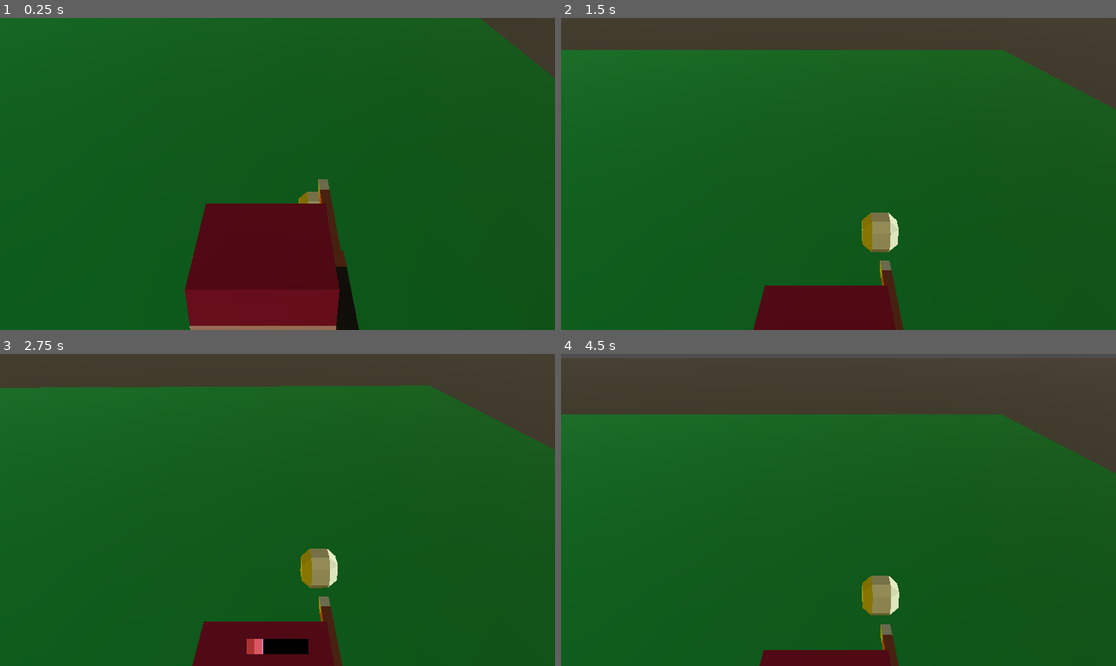
Above: before the commit, frames 1-4 (two rows, left to right).
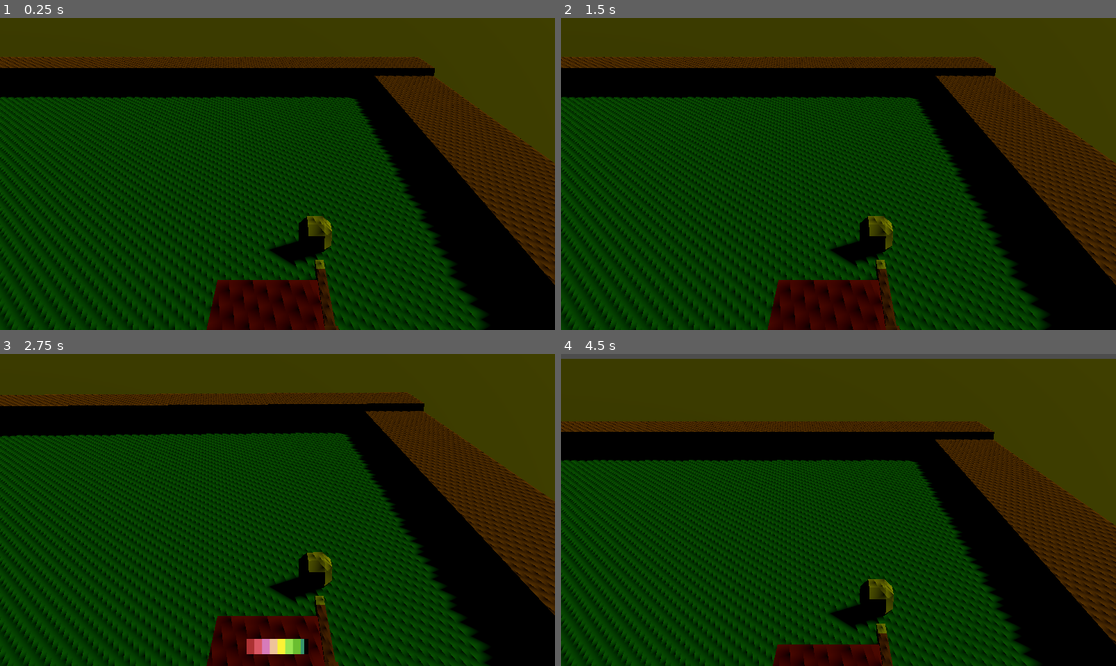
Above: after the commit, the same moments.

Repository: mathew-tran/billiards3d
Game: Godot game, scene res://Scenes/Main.tscn
Same seed, same stepped clock (60 frames per second), same inputs: the game is played once before the commit and once after it.
Inputs (mouse positions are in pixels of both pictures, inside the frame that each line leads up to):
- Up to frame 1 (0.25 s): no input
- Up to frame 2 (1.5 s): move the mouse to (960, 158) at 0.52 s; hold Right mouse button (right_click) 0.53-1.28 s; click (960, 158) at 0.6 s; move the mouse to (727, 189) at 1.27 s; right-click (727, 189) at 1.35 s
- Up to frame 3 (2.75 s): click (166, 525) at 1.55 s; move the mouse to (333, 441) at 2.02 s; hold Right mouse button (right_click) from 2.03 s (still down); click (333, 441) at 2.1 s
- Up to frame 4 (4.5 s): move the mouse to (810, 572) at 2.77 s; release Right mouse button (right_click) at 2.78 s; right-click (810, 572) at 2.85 s; click (810, 572) at 3.05 s; move the mouse to (1005, 556) at 3.52 s; hold Right mouse button (right_click) 3.53-4.28 s; tap Mouse wheel down (scroll_down) at 3.6 s; tap Enter at 4.25 s; move the mouse to (672, 463) at 4.27 s; tap Mouse wheel up (scroll_up) at 4.35 s

The runs differ from the first frame. In frame 1, 97% of the frame differs, in the area x 0-100%, y 0-100%; in frame 2, 98%; in frame 3, 98%; in frame 4, 98%.

Commit message:
work on billiard table

Diff:
--- /dev/null
+++ b/PhysicsMaterial/TableBoundaryPhysicsMaterial.tres
@@ -0,0 +1,5 @@
+[gd_resource type="PhysicsMaterial" format=3 uid="uid://h1unud87s2tf"]
+
+[resource]
+friction = 0.0
+bounce = 1.0
--- a/Prefabs/Ball.tscn
+++ b/Prefabs/Ball.tscn
@@ -4,17 +4,18 @@
 [ext_resource type="Script" uid="uid://15f3cffladb2" path="res://Scripts/Ball.gd" id="1_hdy6r"]
 
 [sub_resource type="PhysicsMaterial" id="PhysicsMaterial_hdy6r"]
-friction = 20.0
-bounce = 0.14
+bounce = 0.8
 
 [sub_resource type="SphereShape3D" id="SphereShape3D_kln2b"]
 radius = 0.0783063
 
 [node name="Ball" type="RigidBody3D" groups=["MainBall"]]
+axis_lock_angular_y = true
 physics_material_override = SubResource("PhysicsMaterial_hdy6r")
 continuous_cd = true
-max_contacts_reported = 2
+max_contacts_reported = 5
 linear_damp = 1.0
+angular_damp_mode = 1
 script = ExtResource("1_hdy6r")
 
 [node name="blockbench_export" parent="." instance=ExtResource("1_f8b65")]
--- a/Prefabs/GameTable.tscn
+++ b/Prefabs/GameTable.tscn
@@ -1,11 +1,21 @@
-[gd_scene load_steps=3 format=3 uid="uid://8p1hkdfejvo3"]
+[gd_scene load_steps=6 format=3 uid="uid://8p1hkdfejvo3"]
 
 [ext_resource type="PackedScene" uid="uid://drc40np5nvhtw" path="res://Art/BilliardTable/BillardTable.gltf" id="1_55asd"]
+[ext_resource type="PhysicsMaterial" uid="uid://h1unud87s2tf" path="res://PhysicsMaterial/TableBoundaryPhysicsMaterial.tres" id="2_dvht7"]
+
+[sub_resource type="PhysicsMaterial" id="PhysicsMaterial_55asd"]
+friction = 0.27
+rough = true
+bounce = 0.02
 
 [sub_resource type="BoxShape3D" id="BoxShape3D_dvht7"]
 size = Vector3(5, 3.41785, 6.66125)
 
+[sub_resource type="BoxShape3D" id="BoxShape3D_55asd"]
+size = Vector3(0.541077, 1, 5.84521)
+
 [node name="Table" type="StaticBody3D"]
+physics_material_override = SubResource("PhysicsMaterial_55asd")
 
 [node name="blockbench_export" parent="." instance=ExtResource("1_55asd")]
 transform = Transform3D(1, 0, 0, 0, 1, 0, 0, 0, 1, 0, 4, 0)
@@ -13,3 +23,35 @@
 [node name="CollisionShape3D" type="CollisionShape3D" parent="."]
 transform = Transform3D(1, 0, 0, 0, 1, 0, 0, 0, 1, 0, 3.29429, -0.00140381)
 shape = SubResource("BoxShape3D_dvht7")
+
+[node name="StaticBody3D" type="StaticBody3D" parent="."]
+transform = Transform3D(1, 0, 0, 0, 1, 0, 0, 0, 1, -2.42056, 4.67099, 0)
+physics_material_override = ExtResource("2_dvht7")
+
+[node name="CollisionShape3D" type="CollisionShape3D" parent="StaticBody3D"]
+transform = Transform3D(1, 0, 0, 0, 1, 0, 0, 0, 1, -0.167877, 0, 0.0773926)
+shape = SubResource("BoxShape3D_55asd")
+
+[node name="StaticBody3D2" type="StaticBody3D" parent="."]
+transform = Transform3D(1, 0, 0, 0, 1, 0, 0, 0, 1, 2.76088, 4.67099, 0)
+physics_material_override = ExtResource("2_dvht7")
+
+[node name="CollisionShape3D" type="CollisionShape3D" parent="StaticBody3D2"]
+transform = Transform3D(1, 0, 0, 0, 1, 0, 0, 0, 1, -0.167877, 0, 0.0773926)
+shape = SubResource("BoxShape3D_55asd")
+
+[node name="StaticBody3D3" type="StaticBody3D" parent="."]
+transform = Transform3D(-4.37114e-08, 0, 1, 0, 1, 0, -1, 0, -4.37114e-08, -0.00917935, 4.67099, 3.08698)
+physics_material_override = ExtResource("2_dvht7")
+
+[node name="CollisionShape3D" type="CollisionShape3D" parent="StaticBody3D3"]
+transform = Transform3D(1, 0, 0, 0, 1, 0, 0, 0, 1, -0.167877, 0, 0.0773926)
+shape = SubResource("BoxShape3D_55asd")
+
+[node name="StaticBody3D4" type="StaticBody3D" parent="."]
+transform = Transform3D(-4.37114e-08, 0, 1, 0, 1, 0, -1, 0, -4.37114e-08, -0.00917935, 4.67099, -3.28171)
+physics_material_override = ExtResource("2_dvht7")
+
+[node name="CollisionShape3D" type="CollisionShape3D" parent="StaticBody3D4"]
+transform = Transform3D(1, 0, 0, 0, 1, 0, 0, 0, 1, -0.167877, 0, 0.0773926)
+shape = SubResource("BoxShape3D_55asd")
--- /dev/null
+++ b/Prefabs/NonMainBall.tscn
@@ -0,0 +1,23 @@
+[gd_scene load_steps=5 format=3 uid="uid://dg5vm838kifok"]
+
+[ext_resource type="Script" uid="uid://15f3cffladb2" path="res://Scripts/Ball.gd" id="1_fe54u"]
+[ext_resource type="PackedScene" uid="uid://dqj27xr42kfqt" path="res://Art/BilliardBall2/ball2.gltf" id="2_fe54u"]
+
+[sub_resource type="PhysicsMaterial" id="PhysicsMaterial_fe54u"]
+
+[sub_resource type="SphereShape3D" id="SphereShape3D_kln2b"]
+radius = 0.0783063
+
+[node name="Ball" type="RigidBody3D"]
+axis_lock_angular_y = true
+physics_material_override = SubResource("PhysicsMaterial_fe54u")
+continuous_cd = true
+max_contacts_reported = 5
+linear_damp = 1.0
+angular_damp_mode = 1
+script = ExtResource("1_fe54u")
+
+[node name="CollisionShape3D" type="CollisionShape3D" parent="."]
+shape = SubResource("SphereShape3D_kln2b")
+
+[node name="blockbench_export" parent="." instance=ExtResource("2_fe54u")]
--- a/Prefabs/Stick.tscn
+++ b/Prefabs/Stick.tscn
@@ -16,7 +16,7 @@
 transform = Transform3D(1, 0, 0, 0, 1, 0, 0, 0, 1, 0, 0, -0.496236)
 
 [node name="Camera3D" type="Camera3D" parent="."]
-transform = Transform3D(1, 0, 0, 0, 0.866025, 0.5, 0, -0.5, 0.866025, -0.147228, 0.754165, 1.34295)
+transform = Transform3D(1, 0, 0, 0, 0.866025, 0.5, 0, -0.5, 0.866025, -0.147228, 0.834621, 1.4823)
 current = true
 fov = 37.7
 
--- a/Scenes/Main.tscn
+++ b/Scenes/Main.tscn
@@ -1,8 +1,9 @@
-[gd_scene load_steps=4 format=3 uid="uid://bm0lh6u2puk3m"]
+[gd_scene load_steps=5 format=3 uid="uid://bm0lh6u2puk3m"]
 
 [ext_resource type="PackedScene" uid="uid://8p1hkdfejvo3" path="res://Prefabs/GameTable.tscn" id="1_r150o"]
 [ext_resource type="PackedScene" uid="uid://b7jhw5x6o1ycc" path="res://Prefabs/Stick.tscn" id="2_kln2b"]
 [ext_resource type="PackedScene" uid="uid://1f5llixnffda" path="res://Prefabs/Ball.tscn" id="3_pbw6q"]
+[ext_resource type="PackedScene" uid="uid://dg5vm838kifok" path="res://Prefabs/NonMainBall.tscn" id="4_rgh2o"]
 
 [node name="Node3D" type="Node3D"]
 
@@ -16,11 +17,59 @@
 transform = Transform3D(0.543174, 0, 0.83962, 0, 1, 0, -0.83962, 0, 0.543174, -1.84413, 6.5231, 1.90047)
 
 [node name="DirectionalLight3D" type="DirectionalLight3D" parent="."]
-transform = Transform3D(-0.224423, 0.970296, -0.0903372, -0.97355, -0.219167, 0.0645405, 0.0428245, 0.102432, 0.993818, 0, 0, 0)
-
-[node name="DirectionalLight3D2" type="DirectionalLight3D" parent="."]
-transform = Transform3D(-0.699405, -0.447698, -0.557134, -0.674211, 0.671985, 0.30639, 0.237216, 0.589917, -0.771833, 0, 0, 0)
-light_color = Color(0.561409, 0.467204, 0.0224809, 1)
+transform = Transform3D(-0.851127, 0.500952, 0.156936, -0.277425, -0.683022, 0.67566, 0.445664, 0.531535, 0.720315, -0.805803, 8.14736, -3.29392)
+light_color = Color(0.496183, 0.49584, 5.77569e-07, 1)
+shadow_enabled = true
+shadow_bias = 0.0
+shadow_normal_bias = 0.0
+shadow_reverse_cull_face = true
+shadow_transmittance_bias = -16.0
+shadow_blur = 0.611
 
 [node name="Ball" parent="." instance=ExtResource("3_pbw6q")]
-transform = Transform3D(1, 0, 0, 0, 1, 0, 0, 0, 1, -1.61357, 5.42285, 1.51301)
+transform = Transform3D(1, 0, 0, 0, 1, 0, 0, 0, 1, -0.011361, 5.07499, 2.32623)
+
+[node name="Ball2" parent="." instance=ExtResource("4_rgh2o")]
+transform = Transform3D(1, 0, 0, 0, 1, 0, 0, 0, 1, 0.388984, 5.09229, -1.47953)
+
+[node name="Ball3" parent="." instance=ExtResource("4_rgh2o")]
+transform = Transform3D(1, 0, 0, 0, 1, 0, 0, 0, 1, 0.388984, 5.09229, -1.31536)
+
+[node name="Ball4" parent="." instance=ExtResource("4_rgh2o")]
+transform = Transform3D(1, 0, 0, 0, 1, 0, 0, 0, 1, 0.388984, 5.09229, -1.79327)
+
+[node name="Ball6" parent="." instance=ExtResource("4_rgh2o")]
+transform = Transform3D(1, 0, 0, 0, 1, 0, 0, 0, 1, 0.388984, 5.09229, -1.94062)
+
+[node name="Ball5" parent="." instance=ExtResource("4_rgh2o")]
+transform = Transform3D(1, 0, 0, 0, 1, 0, 0, 0, 1, 0.388984, 5.09229, -1.62909)
+
+[node name="Ball7" parent="." instance=ExtResource("4_rgh2o")]
+transform = Transform3D(1, 0, 0, 0, 1, 0, 0, 0, 1, 0.241391, 5.09229, -1.42008)
+
+[node name="Ball8" parent="." instance=ExtResource("4_rgh2o")]
+transform = Transform3D(1, 0, 0, 0, 1, 0, 0, 0, 1, 0.241391, 5.09229, -1.73381)
+
+[node name="Ball9" parent="." instance=ExtResource("4_rgh2o")]
+transform = Transform3D(1, 0, 0, 0, 1, 0, 0, 0, 1, 0.241391, 5.09229, -1.88117)
+
+[node name="Ball10" parent="." instance=ExtResource("4_rgh2o")]
+transform = Transform3D(1, 0, 0, 0, 1, 0, 0, 0, 1, 0.241391, 5.09229, -1.56964)
+
+[node name="Ball12" parent="." instance=ExtResource("4_rgh2o")]
+transform = Transform3D(1, 0, 0, 0, 1, 0, 0, 0, 1, 0.0665278, 5.09229, -1.64519)
+
+[node name="Ball13" parent="." instance=ExtResource("4_rgh2o")]
+transform = Transform3D(1, 0, 0, 0, 1, 0, 0, 0, 1, 0.0665278, 5.09229, -1.79255)
+
+[node name="Ball14" parent="." instance=ExtResource("4_rgh2o")]
+transform = Transform3D(1, 0, 0, 0, 1, 0, 0, 0, 1, 0.0665278, 5.09229, -1.48102)
+
+[node name="Ball15" parent="." instance=ExtResource("4_rgh2o")]
+transform = Transform3D(1, 0, 0, 0, 1, 0, 0, 0, 1, -0.0896037, 5.09229, -1.5573)
+
+[node name="Ball16" parent="." instance=ExtResource("4_rgh2o")]
+transform = Transform3D(1, 0, 0, 0, 1, 0, 0, 0, 1, -0.0896037, 5.09229, -1.70465)
+
+[node name="Ball17" parent="." instance=ExtResource("4_rgh2o")]
+transform = Transform3D(1, 0, 0, 0, 1, 0, 0, 0, 1, -0.236311, 5.09229, -1.64359)
--- a/Scripts/Player.gd
+++ b/Scripts/Player.gd
@@ -23,19 +23,22 @@
 var MaxStrength = 100
 var bGrowing = true
 var CurrentStrength = 0
-var StrengthRate = 50
+var StrengthRate = 200
 
 func _ready() -> void:
 	MoveToBall()
 	Finder.GetMainBall().StateUpdate.connect(OnStateUpdate)
+	OriginalPosition = $stick.position
 
 func MoveToBall():
-
+	$Camera3D.rotation_degrees.x = CameraRotationLimit.x
+	$stick.rotation = Vector3.ZERO
 	var newPosition = Finder.GetMainBall().global_position
 	global_position = newPosition
 	global_position += Vector3(0, .01, .0)
 	global_position -= CurrentDirection * OffsetAmount
 	var newDirection = (Finder.GetMainBall().global_position - newPosition).normalized()
+
 	look_at(Finder.GetMainBall().global_position)
 	print(CurrentDirection)
 
@@ -102,20 +105,20 @@
 
 func ShootBall():
 		CurrentState = STATE.WAITING
-		OriginalPosition = $stick.global_position
 		var tween = get_tree().create_tween()
-		tween.tween_property($stick, "global_position", lerp($stick.global_position, Finder.GetMainBall().global_position, .1), .1)
+		tween.tween_property($stick, "position", lerp($stick.position, $stick.position + Vector3.FORWARD * 2, .1), .1)
 		await tween.finished
 		Finder.GetMainBall().apply_impulse(GetPower())
 		tween = get_tree().create_tween()
-		tween.tween_property($stick, "global_position", OriginalPosition, .1)
+		tween.tween_property($stick, "position", OriginalPosition, .1)
 		await tween.finished
+		$stick.rotation = Vector3.UP
 
 func GetPower():
 	var direction = -transform.basis.z
 	direction.y = 0
 	direction = direction.normalized()
-	var value = lerp(1, 15, CurrentStrength/MaxStrength)
+	var value = lerp(3, 25, CurrentStrength/MaxStrength)
 	return direction * value
 
 func OnStateUpdate(state : Ball.MOVE_STATE):
--- a/project.godot
+++ b/project.godot
@@ -41,3 +41,7 @@
 "events": [Object(InputEventMouseButton,"resource_local_to_scene":false,"resource_name":"","device":-1,"window_id":0,"a …(253 unchanged characters)…
 ]
 }
+
+[physics]
+
+3d/physics_engine="Jolt Physics"
Not shown, added: Art/BilliardBall2/ball2.gltf
Not shown, added: Art/BilliardBall2/ball2.gltf.import
Binary file added: Art/BilliardBall2/ball2_0.png
Not shown, changed: Art/BilliardBall2/ball2_0.png.import
Not shown, changed: Art/BilliardTable/BillardTable.gltf
Binary file changed: Art/BilliardTable/BillardTable_0.png
Not shown, changed: Art/BilliardTable/BillardTable_0.png.import
Binary file changed: Art/BilliardTable/BillardTable_1.png
Binary file added: Art/BilliardTable/BillardTable_2.png
Not shown, added: Art/BilliardTable/BillardTable_2.png.import
Not shown, added: Art/Pocket/pocket.gltf
Not shown, added: Art/Pocket/pocket.gltf.import
(and 2 more such lines)
